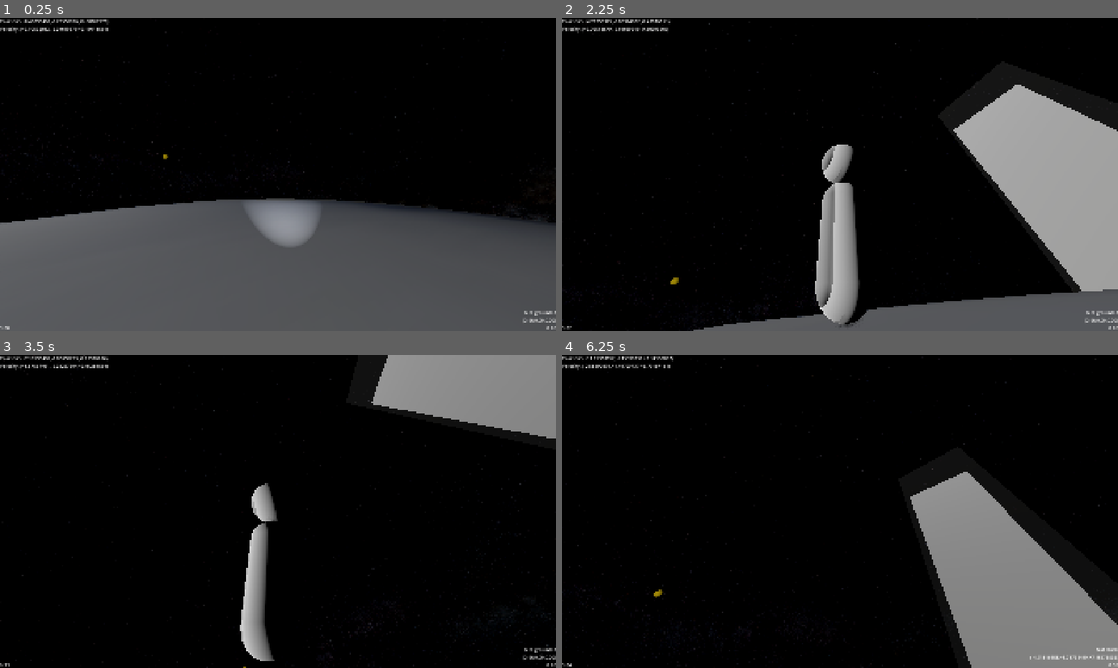
Above: before the commit, frames 1-4 (two rows, left to right).
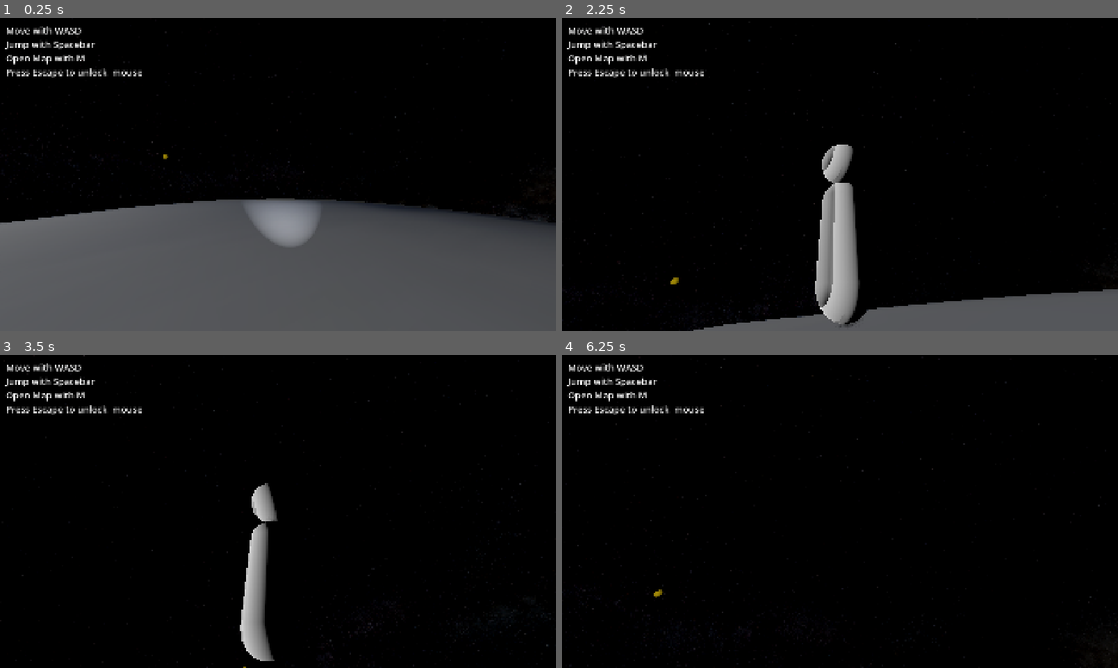
Above: after the commit, the same moments.

Repository: ChrisSor54/AstroExplorer
Game: Godot game, scene res://scenes/main.tscn
Same seed, same stepped clock (60 frames per second), same inputs: the game is played once before the commit and once after it.
Inputs (mouse positions are in pixels of both pictures, inside the frame that each line leads up to):
- Up to frame 1 (0.25 s): no input
- Up to frame 2 (2.25 s): move the mouse to (812, 237) at 0.52 s; hold Space (fly_up) from 0.53 s (still down); tap R (ragdoll) at 0.6 s; click (812, 237) at 0.67 s; move the mouse to (878, 177) at 1.27 s; tap F (toggle_firstperson) at 1.35 s; move the mouse to (795, 171) at 2.02 s; tap Mouse wheel up (zoom_in) at 2.1 s
- Up to frame 3 (3.5 s): move the mouse to (283, 511) at 2.77 s; release Space (fly_up) at 2.78 s; hold A (left) from 2.78 s (still down); tap Mouse wheel down (zoom_out) at 2.85 s
- Up to frame 4 (6.25 s): move the mouse to (817, 505) at 3.52 s; release A (left) at 3.53 s; hold Space (fly_up) 3.53-5.78 s; tap R (ragdoll) at 3.6 s; tap J (debug) at 4.15 s; move the mouse to (867, 511) at 4.27 s; tap F (toggle_firstperson) at 4.35 s; move the mouse to (812, 511) at 5.02 s; tap Mouse wheel up (zoom_in) at 5.1 s; move the mouse to (851, 505) at 5.77 s; hold D (right) from 5.78 s (still down); tap Mouse wheel down (zoom_out) at 5.85 s

The runs differ from the first frame. In frame 1, 1.3% of the frame differs, in the area x 0-100%, y 0-100%; in frame 2, 13%; in frame 3, 8.2%; in frame 4, 15%.

Commit message:
Cleaned up some stuff

Diff:
--- a/scenes/main.tscn
+++ b/scenes/main.tscn
@@ -151,7 +151,7 @@
 map_camera_position = NodePath("MapCameraOrigin/MapCameraPosition")
 map_camera_pivot = NodePath("MapCameraOrigin/MapCameraPosition/MapCameraPivot")
 enable_n_body_calculations = true
-traversed_points_depth = 1
+traversed_points_depth = 76
 map_camera_speed = 10000.0
 map_camera_zoom_speed = 10000.0
 
@@ -194,9 +194,9 @@
 script = ExtResource("3_tbgi4")
 collision_shape = NodePath("CollisionShape3D")
 mesh = NodePath("Mesh")
-orbital_line_visualization = NodePath("@MeshInstance3D@19843")
-gravity_well_visualization = NodePath("@MeshInstance3D@19842")
-barycenter_visualization = NodePath("@Sprite3D@19844")
+orbital_line_visualization = NodePath("@MeshInstance3D@19817")
+gravity_well_visualization = NodePath("@MeshInstance3D@19816")
+barycenter_visualization = NodePath("@Sprite3D@19818")
 body_name = "Star"
 surface_height = 800.0
 surface_gravity = 100.0
@@ -230,9 +230,9 @@
 script = ExtResource("3_tbgi4")
 collision_shape = NodePath("CollisionShape3D")
 mesh = NodePath("Mesh")
-orbital_line_visualization = NodePath("@MeshInstance3D@19846")
-gravity_well_visualization = NodePath("@MeshInstance3D@19845")
-barycenter_visualization = NodePath("@Sprite3D@19847")
+orbital_line_visualization = NodePath("@MeshInstance3D@19820")
+gravity_well_visualization = NodePath("@MeshInstance3D@19819")
+barycenter_visualization = NodePath("@Sprite3D@19821")
 body_name = "Planet2"
 surface_height = 100.0
 surface_gravity = 10.0
@@ -241,7 +241,7 @@
 orbit = SubResource("Resource_eb6dy")
 radius = 100.0
 mass = 100000.0
-linear_velocity = Vector3(-126.491104, -73.02967, 1.7887112e-14)
+linear_velocity = Vector3(-126.491104, -73.02967, 1.788652e-14)
 angular_velocity = Vector3(0, 0.022627417, 0)
 metadata/_edit_lock_ = true
 
@@ -263,9 +263,9 @@
 script = ExtResource("3_tbgi4")
 collision_shape = NodePath("CollisionShape3D")
 mesh = NodePath("Mesh")
-orbital_line_visualization = NodePath("@MeshInstance3D@19849")
-gravity_well_visualization = NodePath("@MeshInstance3D@19848")
-barycenter_visualization = NodePath("@Sprite3D@19850")
+orbital_line_visualization = NodePath("@MeshInstance3D@19823")
+gravity_well_visualization = NodePath("@MeshInstance3D@19822")
+barycenter_visualization = NodePath("@Sprite3D@19824")
 body_name = "Planet"
 surface_height = 175.0
 surface_gravity = 9.8
@@ -289,16 +289,20 @@
 surface_material_override/0 = SubResource("StandardMaterial3D_tipki")
 
 [node name="Tower" type="CollisionShape3D" parent="WorldOriginController/HomePlanet" unique_id=1180854256]
+process_mode = 4
 transform = Transform3D(1, 0, 0, 0, 0.38429534, 0.9232102, 0, -0.9232102, 0.38429534, 0, 172.03339, 74.44531)
+visible = false
 shape = SubResource("BoxShape3D_lfxu0")
 
 [node name="Mesh" type="MeshInstance3D" parent="WorldOriginController/HomePlanet/Tower" unique_id=235118688]
 transform = Transform3D(1, 0, 0, 0, 1, 0, 0, 0, 1, 0, -3.0517578e-05, -0.25515747)
+visible = false
 mesh = SubResource("BoxMesh_lfxu0")
 surface_material_override/0 = SubResource("StandardMaterial3D_85g3d")
 
 [node name="GravitationalField" type="Area3D" parent="WorldOriginController/HomePlanet/Tower" unique_id=1303262178]
 transform = Transform3D(1, -1.1920929e-07, 0, 5.9604645e-08, 1.0000004, -3.3527613e-08, -1.4901161e-08, 1.1920929e-07, 1.0000004, -0.0054930556, 7.2584596, 0.2802428)
+visible = false
 gravity_space_override = 3
 gravity_point_unit_distance = 40.846
 gravity_point_center = Vector3(1.1920925e-07, 0.01396203, 0.99990255)
@@ -322,9 +326,9 @@
 script = ExtResource("3_tbgi4")
 collision_shape = NodePath("CollisionShape3D")
 mesh = NodePath("Mesh")
-orbital_line_visualization = NodePath("@MeshInstance3D@19852")
-gravity_well_visualization = NodePath("@MeshInstance3D@19851")
-barycenter_visualization = NodePath("@Sprite3D@19853")
+orbital_line_visualization = NodePath("@MeshInstance3D@19826")
+gravity_well_visualization = NodePath("@MeshInstance3D@19825")
+barycenter_visualization = NodePath("@Sprite3D@19827")
 body_name = "Moon"
 surface_height = 30.0
 surface_gravity = 5.0
@@ -354,9 +358,9 @@
 script = ExtResource("3_tbgi4")
 collision_shape = NodePath("CollisionShape3D")
 mesh = NodePath("Mesh")
-orbital_line_visualization = NodePath("@MeshInstance3D@19855")
-gravity_well_visualization = NodePath("@MeshInstance3D@19854")
-barycenter_visualization = NodePath("@Sprite3D@19856")
+orbital_line_visualization = NodePath("@MeshInstance3D@19829")
+gravity_well_visualization = NodePath("@MeshInstance3D@19828")
+barycenter_visualization = NodePath("@Sprite3D@19830")
 body_name = "Planet3"
 surface_height = 300.0
 surface_gravity = 15.0
--- a/scenes/player.tscn
+++ b/scenes/player.tscn
@@ -27,6 +27,9 @@
 [sub_resource type="CapsuleShape3D" id="CapsuleShape3D_lfxu0"]
 margin = 0.02
 radius = 0.4
+
+[sub_resource type="LabelSettings" id="LabelSettings_qhqgy"]
+font_size = 32
 
 [node name="Player" type="RigidBody3D" unique_id=1916186712 node_paths=PackedStringArray("collision_shape", "ground_raycast", "camera_pivot", "camera")]
 mass = 70.0
@@ -100,31 +103,20 @@
 spot_attenuation = 0.0
 spot_angle = 16.45044
 
-[node name="HUD" type="CanvasLayer" parent="." unique_id=1181960250 node_paths=PackedStringArray("control", "gravity_label", "debug_label", "debug_label2")]
+[node name="HUD" type="CanvasLayer" parent="." unique_id=1181960250 node_paths=PackedStringArray("control")]
 script = ExtResource("3_qhqgy")
 control = NodePath("Control")
-gravity_label = NodePath("Control/GravityLabel")
-debug_label = NodePath("Control/DebugLabel")
-debug_label2 = NodePath("Control/DebugLabel2")
 
 [node name="Control" type="Control" parent="HUD" unique_id=2042244301]
 layout_mode = 3
-anchors_preset = 15
-anchor_right = 1.0
-anchor_bottom = 1.0
+anchors_preset = 0
+offset_right = 472.0
+offset_bottom = 189.0
 grow_horizontal = 2
 grow_vertical = 2
 
-[node name="GravityLabel" type="Label" parent="HUD/Control" unique_id=1459067998]
-layout_mode = 1
-anchors_preset = 15
-anchor_right = 1.0
-anchor_bottom = 1.0
-grow_horizontal = 2
-grow_vertical = 2
-vertical_alignment = 2
-
 [node name="DebugLabel" type="Label" parent="HUD/Control" unique_id=1412820774]
+visible = false
 layout_mode = 1
 anchors_preset = 15
 anchor_right = 1.0
@@ -135,9 +127,25 @@
 vertical_alignment = 2
 
 [node name="DebugLabel2" type="Label" parent="HUD/Control" unique_id=1187393682]
+visible = false
 layout_mode = 1
 anchors_preset = 15
 anchor_right = 1.0
 anchor_bottom = 1.0
 grow_horizontal = 2
 grow_vertical = 2
+
+[node name="MarginContainer" type="MarginContainer" parent="HUD/Control" unique_id=1047169553]
+layout_mode = 0
+offset_right = 472.0
+offset_bottom = 189.0
+theme_override_constants/margin_left = 20
+theme_override_constants/margin_top = 20
+
+[node name="Controls" type="Label" parent="HUD/Control/MarginContainer" unique_id=1459067998]
+layout_mode = 2
+text = "Move with WASD
+Jump with Spacebar
+Open Map with M
+Press Escape to unlock  mouse"
+label_settings = SubResource("LabelSettings_qhqgy")
--- a/scenes/player_hud.gd
+++ b/scenes/player_hud.gd
@@ -4,42 +4,41 @@
 @onready var player: Player = get_parent()
 
 @export var control: Control
-@export var gravity_label: Label
-@export var debug_label: Label
-@export var debug_label2: Label
+
+@onready var margin: MarginContainer = $Control/MarginContainer as MarginContainer
 
 
 
 # Called when the node enters the scene tree for the first time.
 func _ready() -> void:
-	pass # Replace with function body.
+	pass
 
-
-# Called every frame. 'delta' is the elapsed time since the previous frame.
-func _process(delta: float) -> void:
-	var up_vector = player.global_transform.basis.y.normalized()
-	gravity_label.text = str(player._current_gravity.project(-up_vector).length()/player.mass).pad_decimals(2)
-
-	var status_text = ""
-	var velocity_text = "(0.00,0.00,0.00)"
-	var speed_text = "0.00"
-	if player._is_stuck_to_surface:
-		status_text = "Stuck to surface"
-	else:
-		if player.is_grounded:
-			status_text = "Not stuck"
-			var surface_velocity = player._ground.linear_velocity
-			if player._ground is AstroBody:
-				surface_velocity += player._ground.get_surface_velocity_from(player.ground_raycast.get_collision_point())
-			var relative_velocity = player.linear_velocity - surface_velocity
-			velocity_text = Global.pretty_vector(relative_velocity)
-			speed_text = str("%.2f" % relative_velocity.length())
-			#debug_label.text = "Not stuck\n" + str(trunc_rvel) + "\n" + )
-		else:
-			status_text = "Not grounded"
-	debug_label.text = status_text + "\n" + velocity_text + "\n" + speed_text
-	var pos = player.global_position
-	var vel = player.linear_velocity
-	var trunc_position = Global.pretty_vector(pos)
-	var trunc_velocity = Global.pretty_vector(vel)
-	debug_label2.text = str("Position: " + trunc_position) + "\nVelocity: " + str(trunc_velocity)
+#
+## Called every frame. 'delta' is the elapsed time since the previous frame.
+#func _process(delta: float) -> void:
+	#var up_vector = player.global_transform.basis.y.normalized()
+	#gravity_label.text = str(player._current_gravity.project(-up_vector).length()/player.mass).pad_decimals(2)
+	#
+	#var status_text = ""
+	#var velocity_text = "(0.00,0.00,0.00)"
+	#var speed_text = "0.00"
+	#if player._is_stuck_to_surface:
+		#status_text = "Stuck to surface"
+	#else:
+		#if player.is_grounded:
+			#status_text = "Not stuck"
+			#var surface_velocity = player._ground.linear_velocity
+			#if player._ground is AstroBody:
+				#surface_velocity += player._ground.get_surface_velocity_from(player.ground_raycast.get_collision_point())
+			#var relative_velocity = player.linear_velocity - surface_velocity
+			#velocity_text = Global.pretty_vector(relative_velocity)
+			#speed_text = str("%.2f" % relative_velocity.length())
+			##debug_label.text = "Not stuck\n" + str(trunc_rvel) + "\n" + )
+		#else:
+			#status_text = "Not grounded"
+	#debug_label.text = status_text + "\n" + velocity_text + "\n" + speed_text
+	#var pos = player.global_position
+	#var vel = player.linear_velocity
+	#var trunc_position = Global.pretty_vector(pos)
+	#var trunc_velocity = Global.pretty_vector(vel)
+	#debug_label2.text = str("Position: " + trunc_position) + "\nVelocity: " + str(trunc_velocity)
--- a/scenes/star_system.gd
+++ b/scenes/star_system.gd
@@ -79,12 +79,12 @@
 					var target_node = world_origin_controller.virtual_origin
 					var max_points = 0
 					if orbital_body.orbit and orbital_body.parent_body:
-						target_node = orbital_body.parent_body
+						target_node = orbital_body
 						for i in range(traversed_points_depth):
 							if target_node.orbit and target_node.parent_body:
 								var orbital_period = target_node.orbit.get_orbital_period(target_node.parent_body.mass*G)
 								var num_points = int(orbital_period/traversed_points_interval)
-								max_points += num_points
+								max_points = num_points
 								target_node = target_node.parent_body
 							else:
 								break
